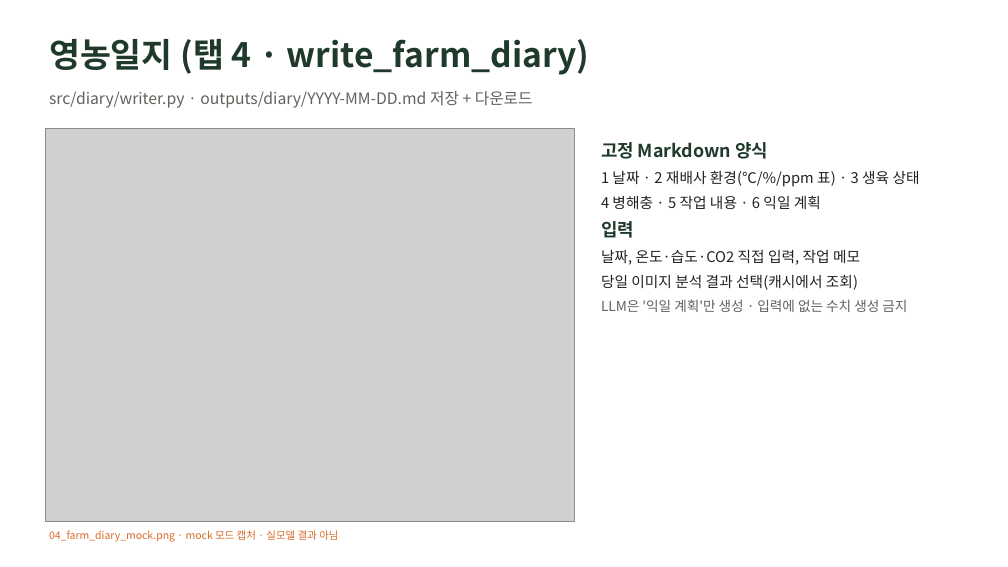
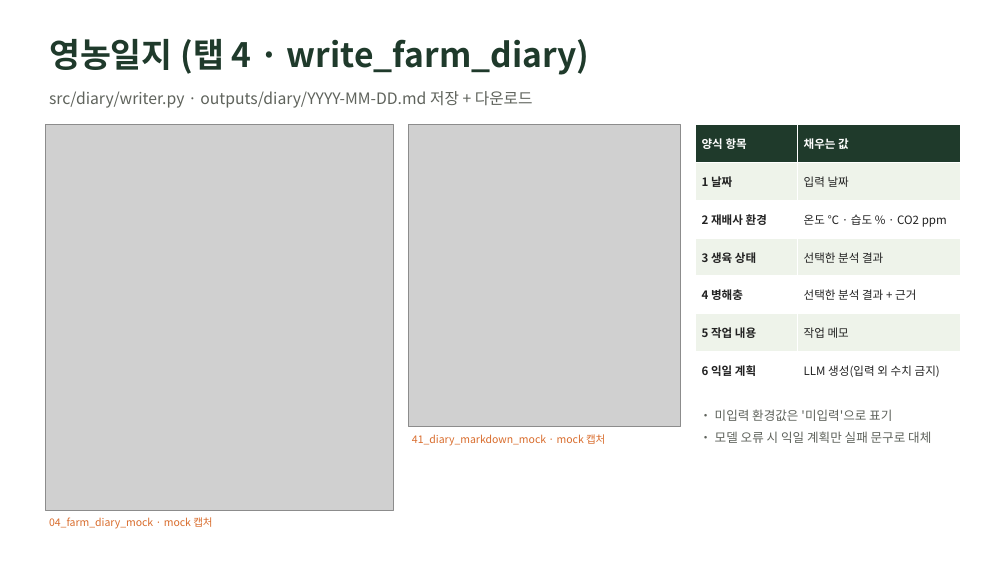
Before and after one commit to ruberduckdot/ICT-work, a slide deck: slide 19 of docs/발표자료.pptx (slide 10 before the commit). Drawn at 1008x567 pixels with LibreOffice and Linux fonts; fonts in the diff are those of the drawing; grey boxes stand for pictures. Boxes give left, top, right and bottom in pixels: in the first picture for what was removed or moved away, otherwise in the second. Text is boxed around its words. In the diff, an @@ line names an element or a change of style, - is before the commit and + after.

```diff
--- a/docs/발표자료.pptx
+++ b/docs/발표자료.pptx
@@ picture: place and size @@
-picture at (45, 129, 575, 522)
+picture at (45, 125, 393, 510)
@@ picture added at (408, 125, 681, 426) @@
@@ text removed at (601, 142, 920, 312) @@
-고정 Markdown 양식
-1 날짜 · 2 재배사 환경(℃/%/ppm 표) · 3 생육 상태
-4 병해충 · 5 작업 내용 · 6 익일 계획
-입력
-날짜, 온도·습도·CO2 직접 입력, 작업 메모
-당일 이미지 분석 결과 선택(캐시에서 조회)
-LLM은 '익일 계획'만 생성 · 입력에 없는 수치 생성 금지
@@ table added at (696, 125, 960, 389), 7 rows, 2 columns @@
+양식 항목 | 채우는 값
+1 날짜 | 입력 날짜
+2 재배사 환경 | 온도 ℃ · 습도 % · CO2 ppm
+3 생육 상태 | 선택한 분석 결과
+4 병해충 | 선택한 분석 결과 + 근거
+5 작업 내용 | 작업 메모
+6 익일 계획 | LLM 생성(입력 외 수치 금지)
@@ text added at (715, 409, 931, 443), 12 pt, text #5F635C @@
+• 미입력 환경값은 '미입력'으로 표기
+• 모델 오류 시 익일 계획만 실패 문구로 대체
@@ text added at (412, 434, 605, 446), 10 pt, text #D96C2C @@
+41_diary_markdown_mock · mock 캡처
@@ text at (49, 517, 212, 529): text changed @@
-04_farm_diary_mock.png · mock 모드 캡처 · 실모델 결과 아님
+04_farm_diary_mock · mock 캡처
```
Also in this commit, not shown: 1 other slide changed, 10 slides added, 1 slide removed, 18 other files.
